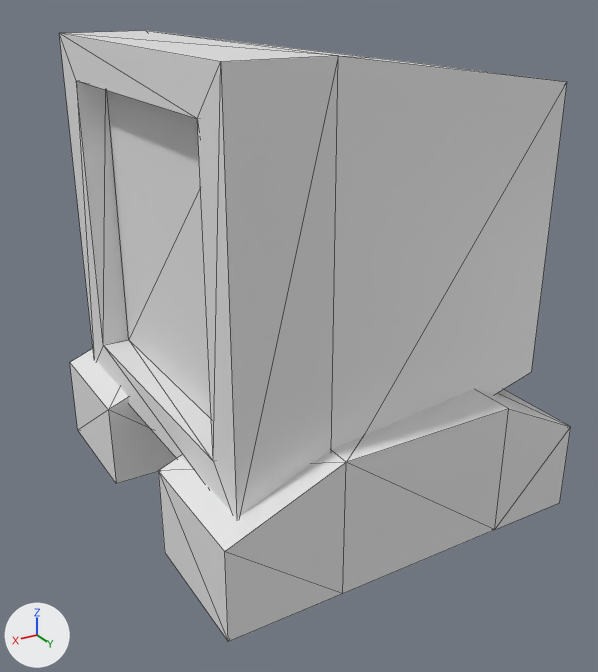
One commit to the COLLADA model Assets/Models/Robot.dae: the scene before it, then after it.
One viewpoint serves both versions: a camera (50 mm lens) standing at (1.88, 3.04, 1.21) and looking at (0.1, 0.06, -0.28). The axes (+X, +Y, +Z) are drawn at lower left. The lights are the same throughout. Mesh edges are drawn as thin lines.
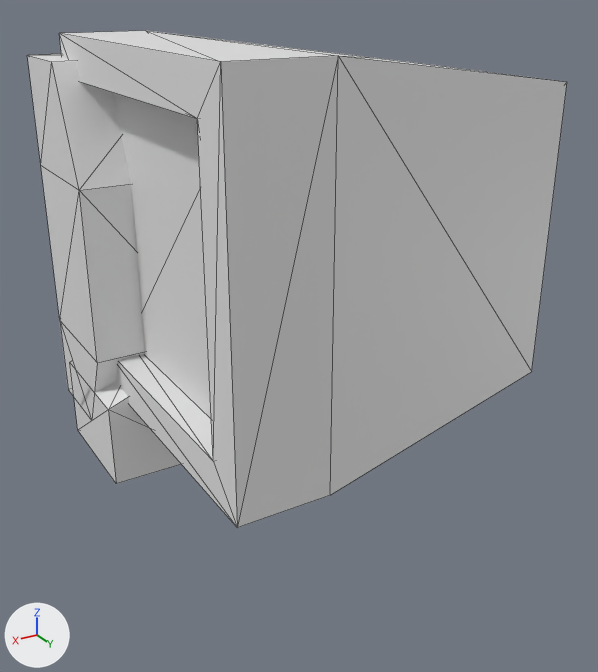
The newer file is also turned or shifted as a whole; pictures and numbers use the older file's frame.

Pixel boxes (x1, y1, x2, y2) of what changed, in the pictures (598 x 672 px):
```json
{"object": "Cube.002", "change": "mesh mirrored, turned, rescaled", "before": [158, 389, 571, 642], "after": [27, 54, 145, 420]}
```

Edits to the scene script, one JSON object a line:
```json
{"block": "me_cube_003", "where": "me_cube_003.from_pydata(...)  # 16 vertices, 28 faces; spans x -0.8..0.9, y -0.9..-0.3, z -1.0..-0.4"}
{"block": "me_cube_003", "where": "# used by ob_cube_002; location = (0.0, 0.0, 0.0); scale = (1.0, -1.0, 1.0)"}
{"block": "me_cube_003", "change": "me_cube_003 part 1: the whole mesh is mirrored in y about the mesh origin"}
{"op": "set", "path": "ob_cube_002.scale", "old": "(1.0, -1.0, 1.0)", "new": "(1.0, 1.0, 1.0)"}
{"op": "set", "path": "ob_cube_002.rotation_euler", "old": "(0.0, 0.0, 0.0)", "new": "(-1.571, -1.571, 0.0)", "note": "degrees (0, 0, 0) -> degrees (-90, -90, 0)"}
```
